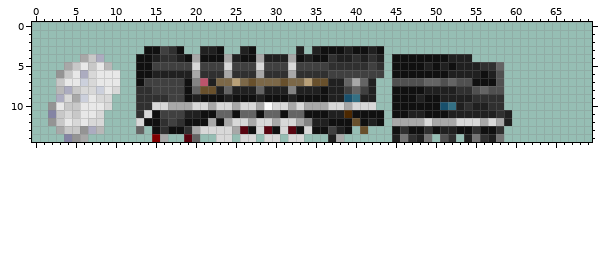
Edited in one commit: sprite sheet (docs/download_page/_static/MATE2.png). Above, as it was before the edit.
The file is 70x15 pixels.
Now the later version:
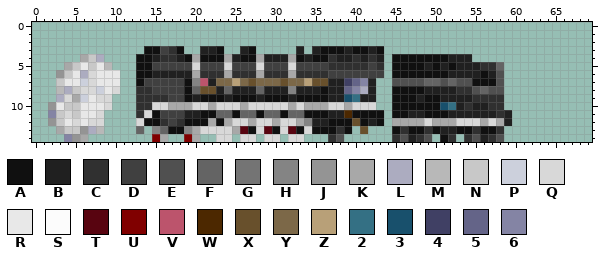
Palette (. is transparent): A #101010  B #202020  C #303030  D #404040  E #505050  F #646464  G #747474  H #848484  J #949494  K #a8a8a8  L #acacc0  M #b8b8b8  N #c8c8c8  P #ccd0dc  Q #d8d8d8  R #e8e8e8  S #fcfcfc  T #580410  U #800000  V #bc546c  W #4c2800  X #68502c  Y #7c6848  Z #b8a078  2 #347084  3 #18506c  4 #404064  5 #646488  6 #8484a4
What changed:
The author changed colour F to colour 4 in row 7 at x 39.
The author changed colour D to colour 5 in row 8 at x 39.
The author changed colour K to colour 5 in row 7 at x 40.
The author changed colour F to colour 6 in row 7 at x 41; in row 8 at x 40.
The author changed colour D to colour A in row 13 at x 37.
The author changed colour E to colour A in row 14 at x 51.
The author changed colour C to colour B in row 14 at x 47 and 56.
The author changed colour B to colour C in row 13 at x 38; in row 14 at x 37, 45, 48, 54 and 57.
The author changed colour G to colour E in row 14 at x 46, 49, 55 and 58.
The author changed colour K to colour E in row 14 at x 38.
The author changed colour C to colour F in row 13 at x 16.
The author changed colour A to colour H in row 13 at x 15.
The author changed colour C to colour H in row 13 at x 19.
The author changed colour F to colour K in row 14 at x 20.
The author changed colour Q to colour K in row 10 at x 26.
The author changed colour D to colour L in row 8 at x 41.
The author changed colour K to colour Q in row 10 at x 25 and 28.
The author changed colour S to colour Q in row 10 at x 29.
The author changed colour T to colour U in row 14 at x 19.
